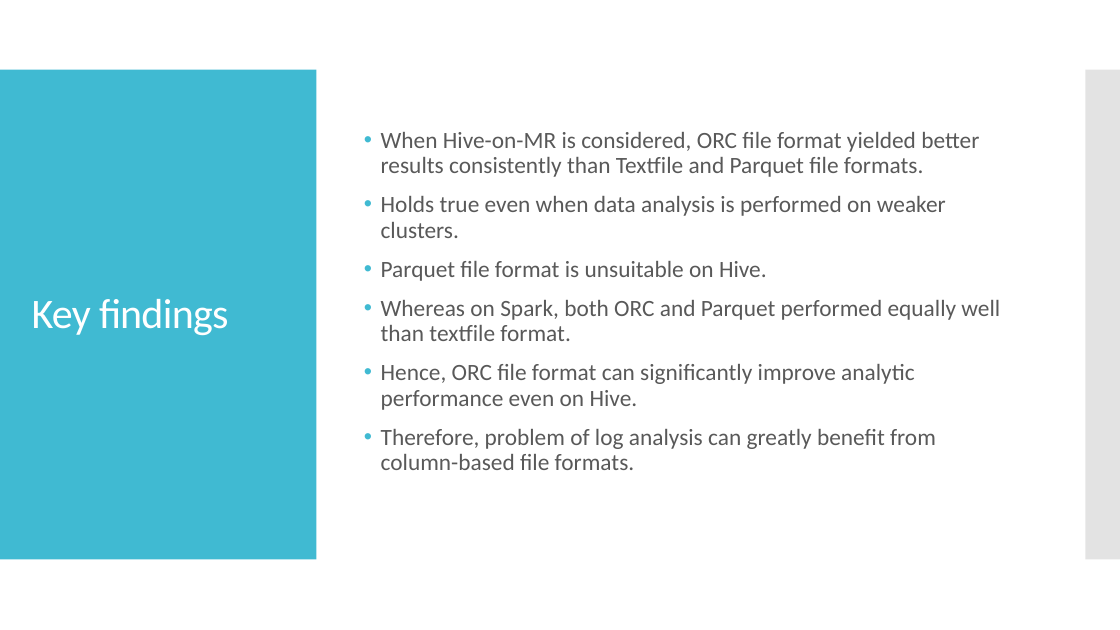
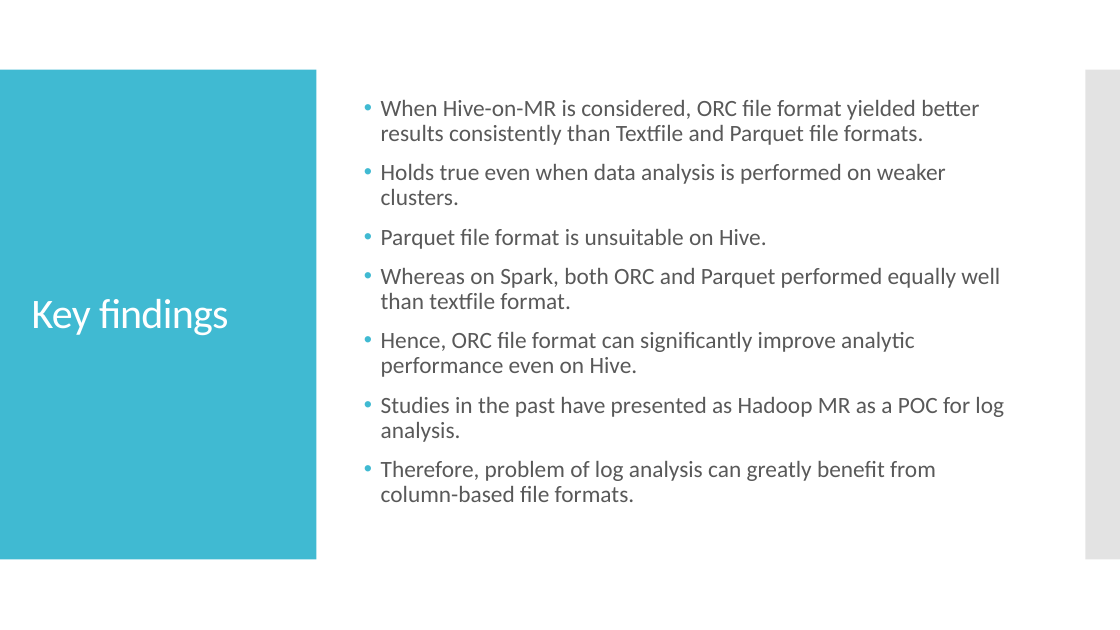
Before and after one commit to nwzxy/CST4599, a slide deck: slide 12 of ProjectDemo.pptx. Drawn at 1120x630 pixels with LibreOffice and Linux fonts; fonts in the diff are those of the drawing. Boxes give left, top, right and bottom in pixels: in the first picture for what was removed or moved away, otherwise in the second. Text is boxed around its words. In the diff, an @@ line names an element or a change of style, - is before the commit and + after.

```diff
--- a/ProjectDemo.pptx
+++ b/ProjectDemo.pptx
@@ text at [381,397,1004,442]: paragraph added @@
+• Studies in the past have presented as Hadoop MR as a POC for log analysis.
```
Also in this commit, not shown: 3 other files.
